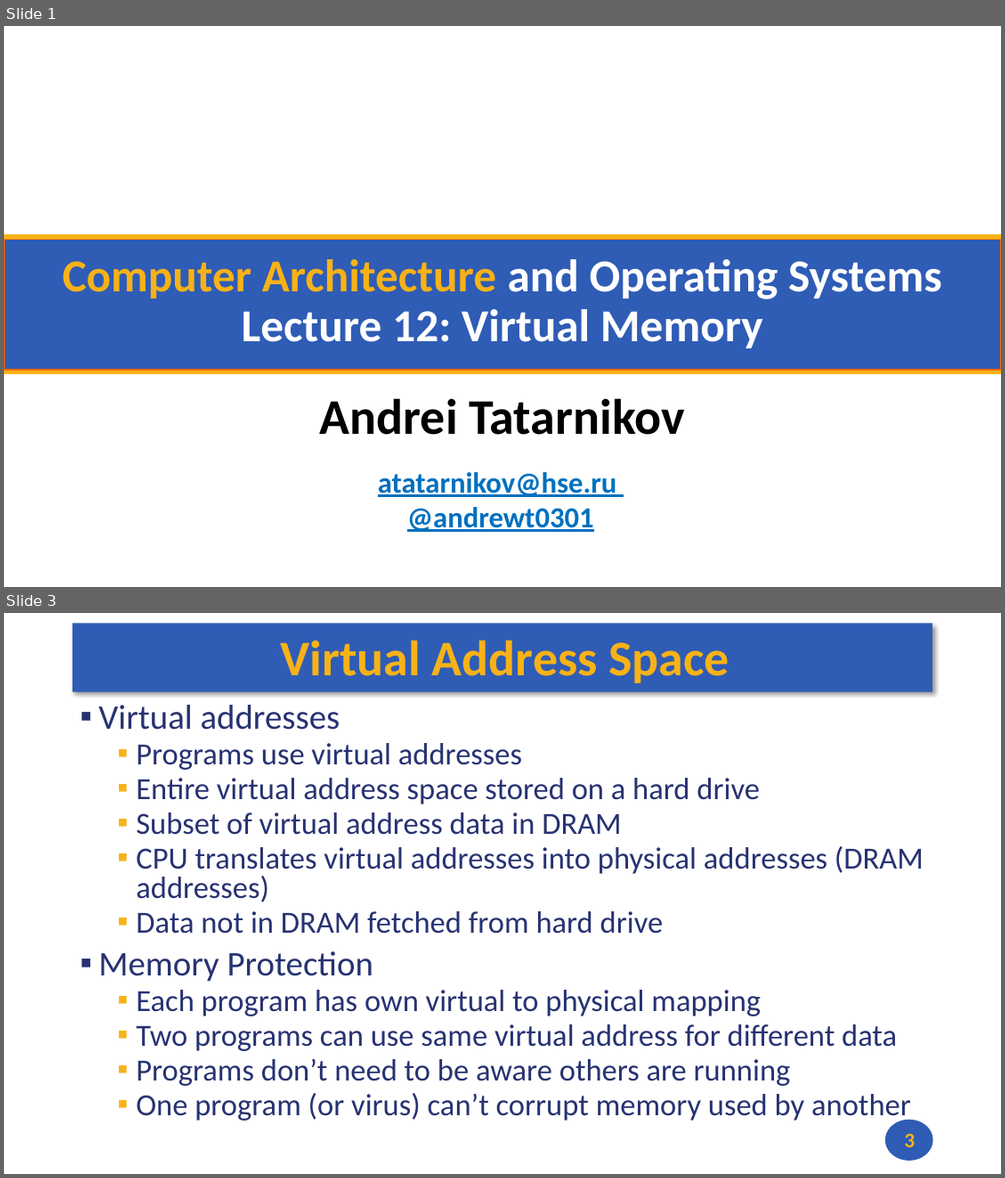
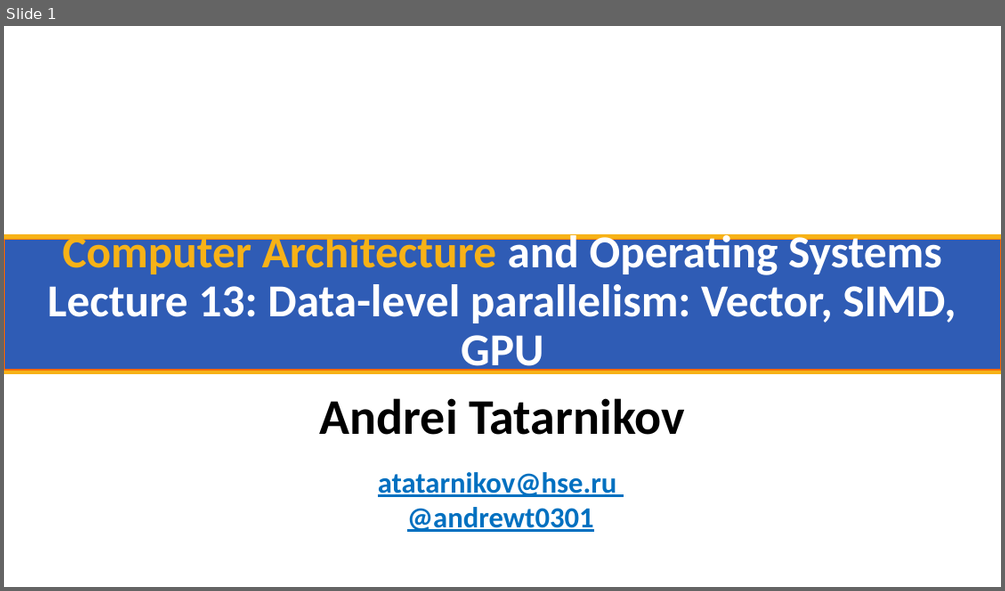
Before and after one commit to andrewt0301/hse-acos-course, a slide deck: docs/part1ca/13_DLP/CA_Lecture_13.pptx. Shown one above the other, each under a label of ours: slides 1 and 3 before the commit, slide 1 after it; the slides between them are not shown. The pictures are 1005x1178 and 1005x591 pixels, drawn with LibreOffice and Linux fonts; fonts in the diff are those of the drawing; background and template pictures are left out. Boxes give left, top, right and bottom in pixels: in the first picture for what was removed or moved away, otherwise in the second. Text is boxed around its words. In the diff, an @@ line names an element or a change of style, - is before the commit and + after.

```diff
--- a/docs/part1ca/13_DLP/CA_Lecture_13.pptx
+++ b/docs/part1ca/13_DLP/CA_Lecture_13.pptx
@@ slide 3 removed at bbox=[4, 613, 1001, 1174], background #FFFFFF @@
@@ rectangle removed at bbox=[73, 624, 933, 692] @@
@@ title removed at bbox=[281, 640, 729, 683] @@
-Virtual Address Space
@@ text removed at bbox=[98, 705, 923, 1122] @@
-▪ Virtual addresses
-  ▪ Programs use virtual addresses
-  ▪ Entire virtual address space stored on a hard drive
-  ▪ Subset of virtual address data in DRAM
-  ▪ CPU translates virtual addresses into physical addresses (DRAM addresses)
-  ▪ Data not in DRAM fetched from hard drive
-▪ Memory Protection
-  ▪ Each program has own virtual to physical mapping
-  ▪ Two programs can use same virtual address for different data
-  ▪ Programs don’t need to be aware others are running
-  ▪ One program (or virus) can’t corrupt memory used by another
@@ ellipse removed at bbox=[885, 1119, 933, 1160] @@
@@ page number removed at bbox=[904, 1133, 914, 1147] @@
-3
@@ slide 1 changed as well @@
@@ title at bbox=[48, 229, 955, 377]: text changed @@
-Computer Architecture and Operating Systems
-Lecture 12: Virtual Memory
+Computer Architecture and Operating Systems
+Lecture 13: Data-level parallelism: Vector, SIMD, GPU
```
Also in this commit, not shown: 14 slides added, 17 other slides removed, 1 other file.
